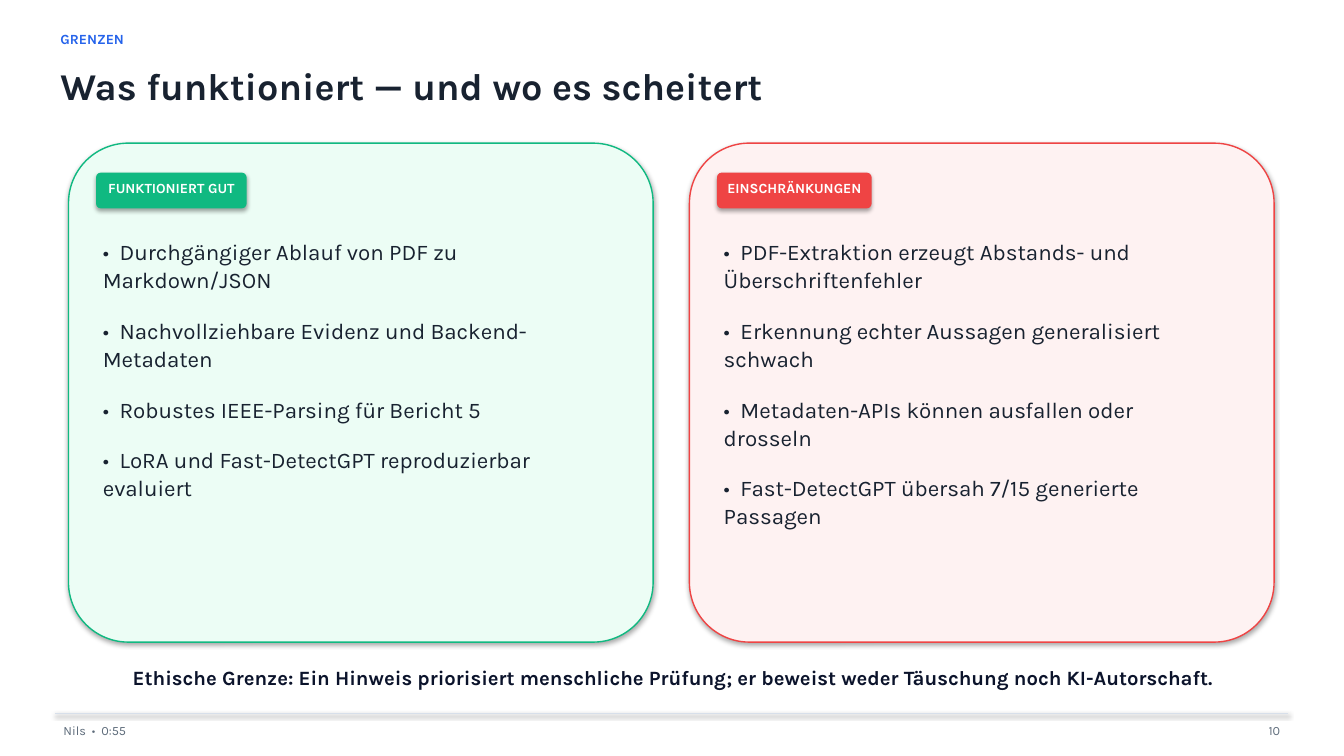
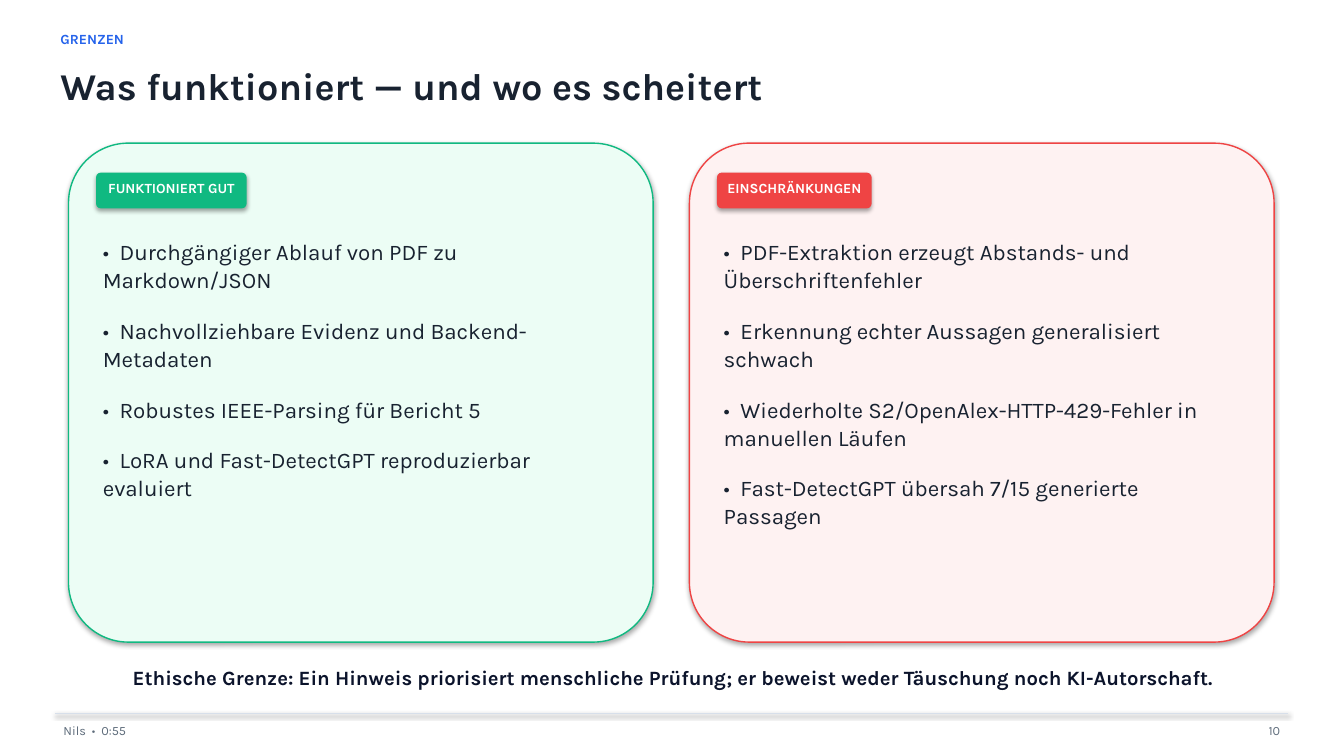
Before and after one commit to Nils-Wagnr/DeepLearning, a slide deck: slide 10 of CapStone Project/docs/presentation/ClaimGuard_Capstone_Praesentation_DE_mit_UI_Demo.pptx. Drawn at 1344x756 pixels with LibreOffice and Linux fonts; fonts in the diff are those of the drawing. Boxes give left, top, right and bottom in pixels: in the first picture for what was removed or moved away, otherwise in the second. Text is boxed around its words. In the diff, an @@ line names an element or a change of style, - is before the commit and + after.

```diff
--- a/CapStone Project/docs/presentation/ClaimGuard_Capstone_Praesentation_DE_mit_UI_Demo.pptx
+++ b/CapStone Project/docs/presentation/ClaimGuard_Capstone_Praesentation_DE_mit_UI_Demo.pptx
@@ text at [724, 401, 1197, 447]: text changed @@
-• Metadaten-APIs können ausfallen oder drosseln
+• Wiederholte S2/OpenAlex-HTTP-429-Fehler in manuellen Läufen
```
Also in this commit, not shown: 21 other files.
